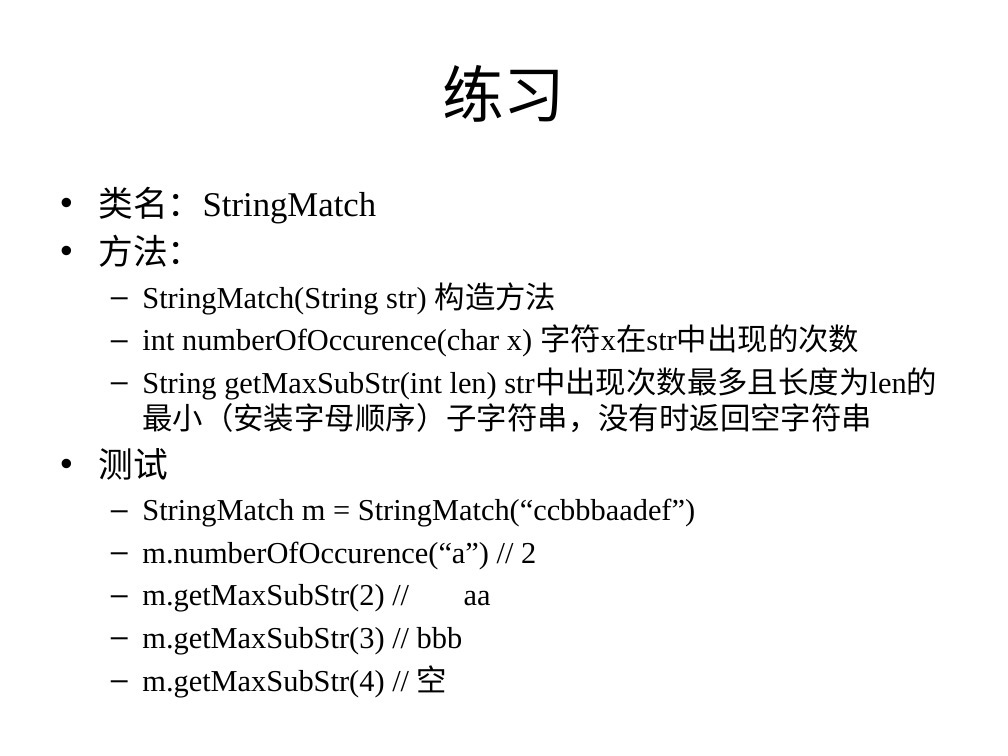
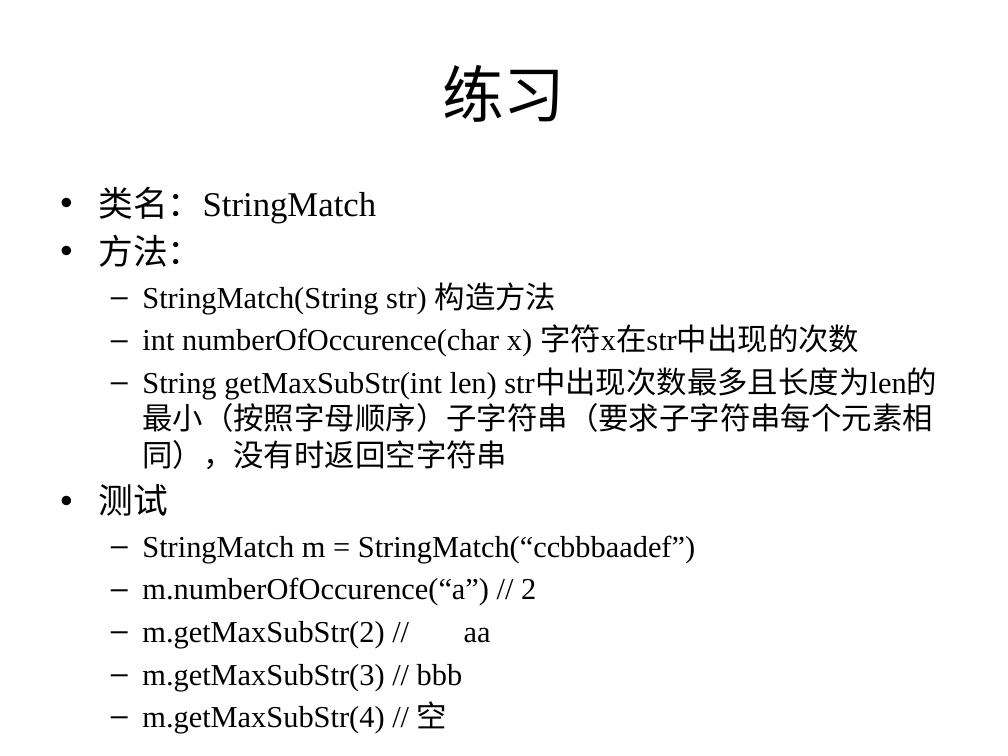
Before and after one commit to zhutao2015/JavaCourse, a slide deck: slide 9 of lesson7/class-encapsulation.pptx. Drawn at 1008x756 pixels with LibreOffice and Linux fonts; fonts in the diff are those of the drawing. Boxes give left, top, right and bottom in pixels: in the first picture for what was removed or moved away, otherwise in the second. Text is boxed around its words. In the diff, an @@ line names an element or a change of style, - is before the commit and + after.

```diff
--- a/lesson7/class-encapsulation.pptx
+++ b/lesson7/class-encapsulation.pptx
@@ text at (x1=142, y1=372, x2=933, y2=469): text changed @@
-  – String getMaxSubStr(int len) str中出现次数最多且长度为len的最小（安装字母顺序）子字符串，没有时返回空字符串
+  – String getMaxSubStr(int len) str中出现次数最多且长度为len的最小（按照字母顺序）子字符串（要求子字符串每个元素相同），没有时返回空字符串
```
Also in this commit, not shown: 2 other files.
